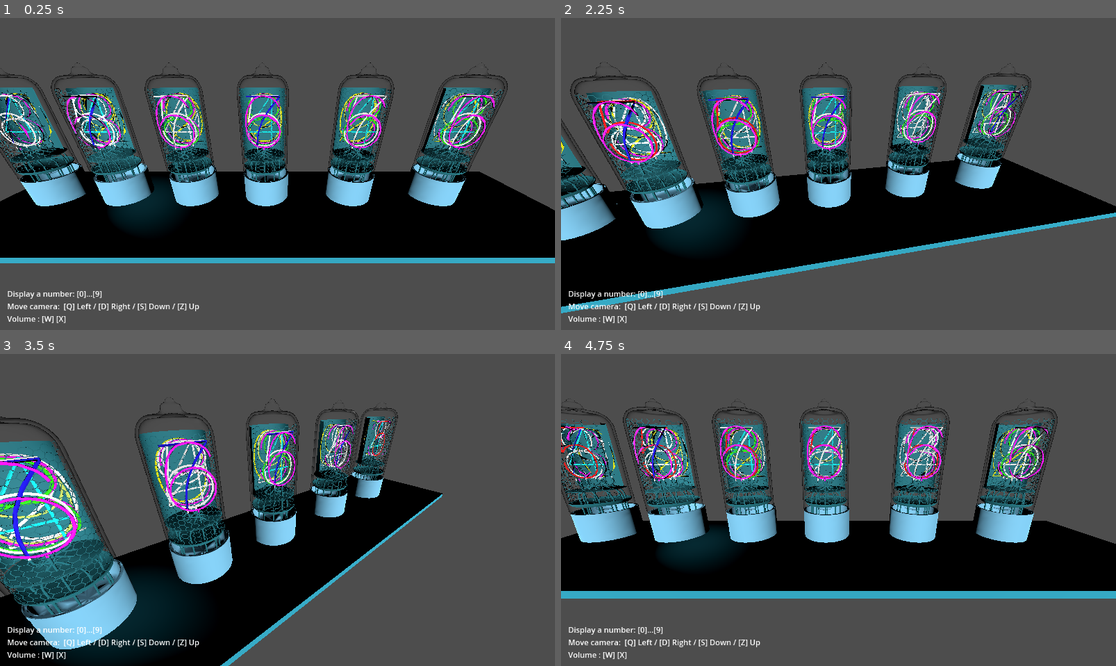
Above: before the commit, frames 1-4 (two rows, left to right).
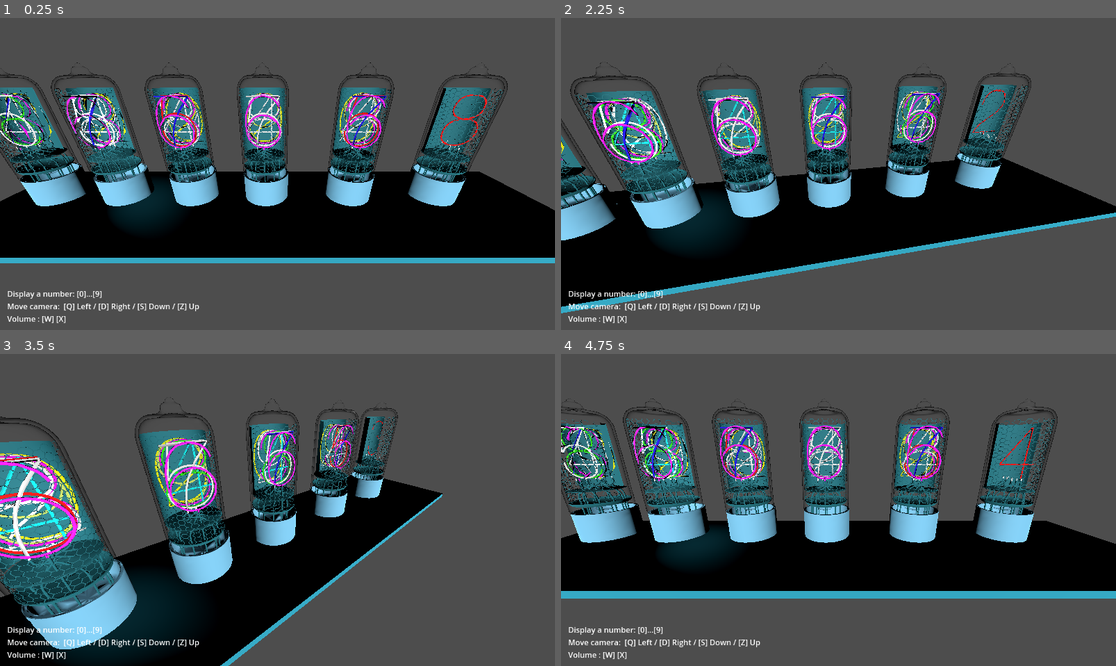
Above: after the commit, the same moments.

Repository: HackTechDev/NixieTubes
Game: Godot game, scene res://scenes/main.tscn
Same seed, same stepped clock (60 frames per second), same inputs: the game is played once before the commit and once after it.
Inputs:
- Up to frame 1 (0.25 s): no input
- Up to frame 2 (2.25 s): tap Enter at 0.5 s; tap Z (decrease_volume) at 0.6 s; tap Space at 1.25 s; tap X (increase_volume) at 1.35 s; hold D (key_D) from 2.03 s (still down)
- Up to frame 3 (3.5 s): release D (key_D) at 2.78 s; tap A (key_Q) at 2.85 s
- Up to frame 4 (4.75 s): tap Enter at 3.5 s; hold S (key_S) 3.53-4.28 s; tap W (key_Z) at 4.35 s

The runs differ from the first frame. In frame 1, 1.7% of the frame differs, in the area x 0-90%, y 24-43%; in frame 2, 1.5%; in frame 3, 1.7%; in frame 4, 1.8%, in the area x 0-88%, y 22-41%.

Commit message:
[Add] Timer

Diff:
--- a/scenes/lamp5.gd
+++ b/scenes/lamp5.gd
@@ -16,15 +16,15 @@
 const ALPHA_COLOR = Color(0, 1, 0, 0.5)  # Blanc avec alpha 50%
 const OPAQUE_COLOR = Color(1, 0, 0, 1)   # Blanc opaque
 
+var current_time: int = 0
+
 # Called when the node enters the scene tree for the first time.
 func _ready() -> void:
 	pass
 
 # Called every frame. 'delta' is the elapsed time since the previous frame.
 func _process(delta: float) -> void:
-	for action in NODE_PATHS.keys():
-		if Input.is_action_just_pressed(action):
-			_update_visibility(action)
+	pass
 
 func _update_visibility(active_action: String) -> void:
 	for action in NODE_PATHS.keys():
@@ -52,3 +52,12 @@
 				#material.albedo_color = ALPHA_COLOR
 
 				print("alpha")
+
+
+func _on_timer_minute_dizaine_timeout() -> void:
+	current_time += 1
+	if current_time == 100:
+		current_time = 0
+	var text = str(current_time)
+	print(text)
+	_update_visibility("number_" + text)
--- a/scenes/lamp6.gd
+++ b/scenes/lamp6.gd
@@ -16,15 +16,20 @@
 const ALPHA_COLOR = Color(0, 1, 0, 0.5)  # Blanc avec alpha 50%
 const OPAQUE_COLOR = Color(1, 0, 0, 1)   # Blanc opaque
 
+var current_time: int = 0
+
 # Called when the node enters the scene tree for the first time.
 func _ready() -> void:
-	pass
+	_update_visibility("number_8")
+
 
 # Called every frame. 'delta' is the elapsed time since the previous frame.
 func _process(delta: float) -> void:
-	for action in NODE_PATHS.keys():
-		if Input.is_action_just_pressed(action):
-			_update_visibility(action)
+	pass
+
+	#for action in NODE_PATHS.keys():
+		#if Input.is_action_just_pressed(action):
+			#_update_visibility(action)
 
 func _update_visibility(active_action: String) -> void:
 	for action in NODE_PATHS.keys():
@@ -52,3 +57,12 @@
 				#material.albedo_color = ALPHA_COLOR
 
 				print("alpha")
+
+
+func _on_timer_timeout() -> void:
+	current_time += 1
+	if current_time == 10:
+		current_time = 0
+	var text = str(current_time)
+	print(text)
+	_update_visibility("number_" + text)
--- a/scenes/main.tscn
+++ b/scenes/main.tscn
@@ -84,6 +84,16 @@
 stream = ExtResource("10_3465b")
 autoplay = true
 
+[node name="TimerMinuteUnite" type="Timer" parent="."]
+autostart = true
+
+[node name="TimerMinuteDizaine" type="Timer" parent="."]
+wait_time = 10.0
+autostart = true
+
+[connection signal="timeout" from="TimerMinuteUnite" to="lamp6" method="_on_timer_timeout"]
+[connection signal="timeout" from="TimerMinuteDizaine" to="lamp5" method="_on_timer_minute_dizaine_timeout"]
+
 [editable path="lamp1"]
 [editable path="lamp2"]
 [editable path="lamp3"]
